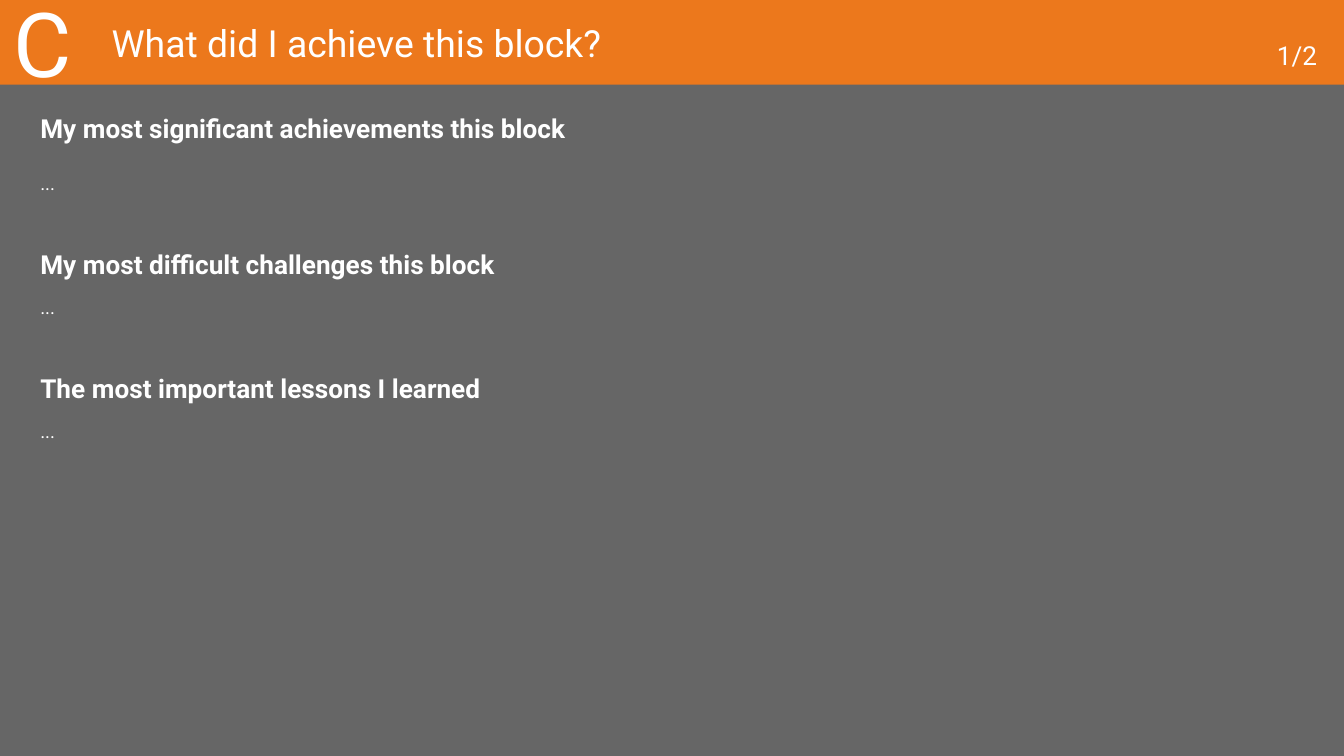
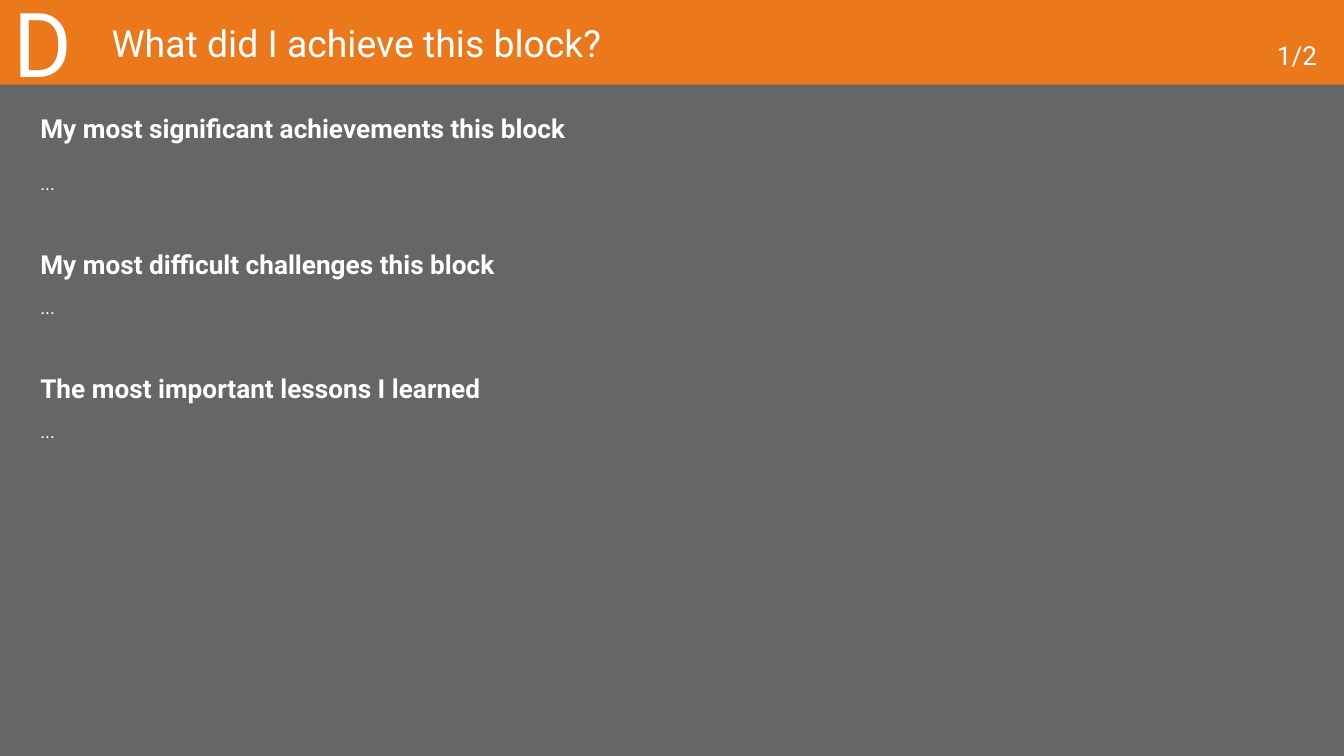
Before and after one commit to PsDragon/ADSAI_FOR_SECOND_YEARS, a slide deck: slide 48 of docs/Year1/BlockD/MS Assignment Template/Learning Log - Y1D_2022-23_ADSAI.pptx (slide 46 before the commit). Drawn at 1344x756 pixels with LibreOffice and Linux fonts; fonts in the diff are those of the drawing. Boxes give left, top, right and bottom in pixels: in the first picture for what was removed or moved away, otherwise in the second. Text is boxed around its words. In the diff, an @@ line names an element or a change of style, - is before the commit and + after.

```diff
--- a/docs/Year1/BlockD/MS Assignment Template/Learning Log - Y1D_2022-23_ADSAI.pptx
+++ b/docs/Year1/BlockD/MS Assignment Template/Learning Log - Y1D_2022-23_ADSAI.pptx
@@ title at <box>13,13,72,99</box>: text changed @@
-C
+D
```
Also in this commit, not shown: 10 other slides changed, 2 slides added, 6 other files.
